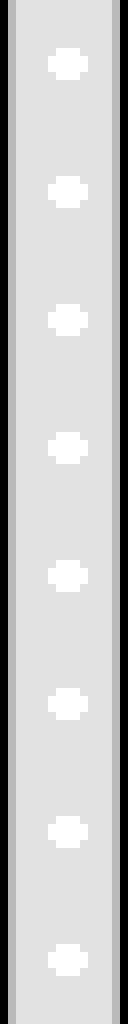
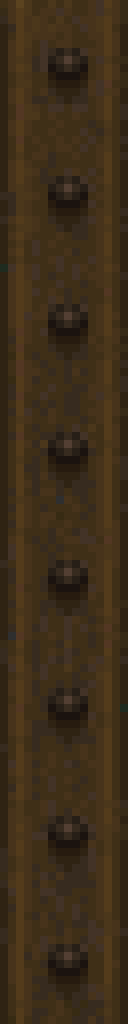
Layer changes from the first 128×1024 image to the second:
hid group "rivets" (2 layers) over bbox(0, 0, 128, 1024)
hid "background bump" over bbox(0, 0, 128, 1024)
hid "tech04_8.tga" over bbox(0, 0, 128, 1024)
